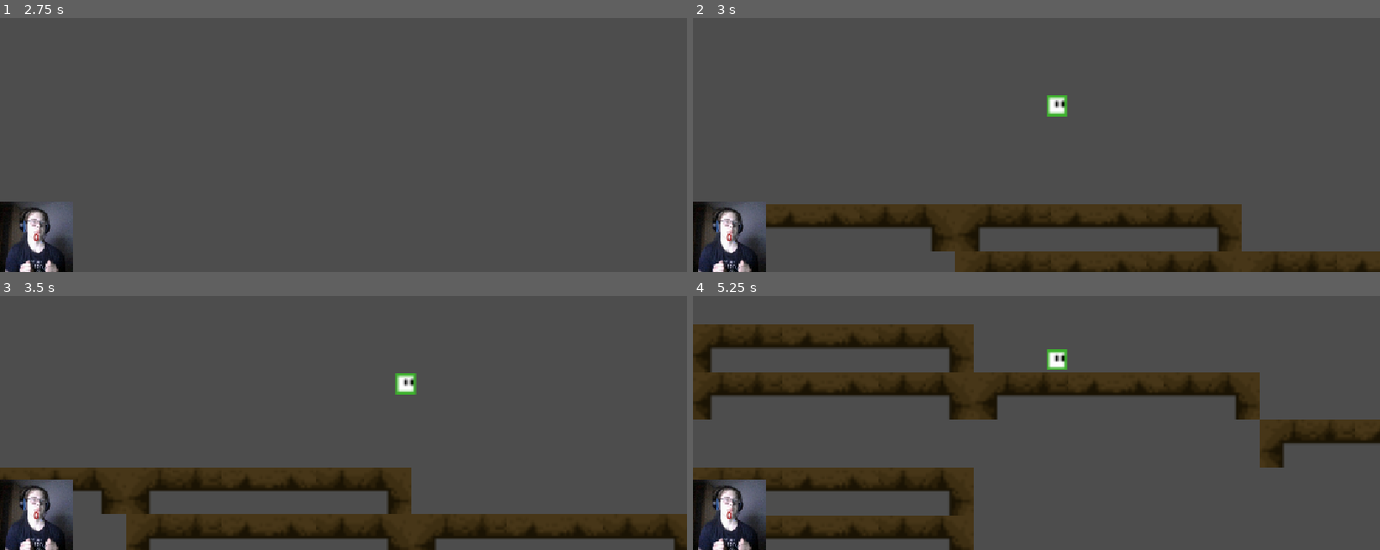
Above: before the commit, frames 1-4 (two rows, left to right).
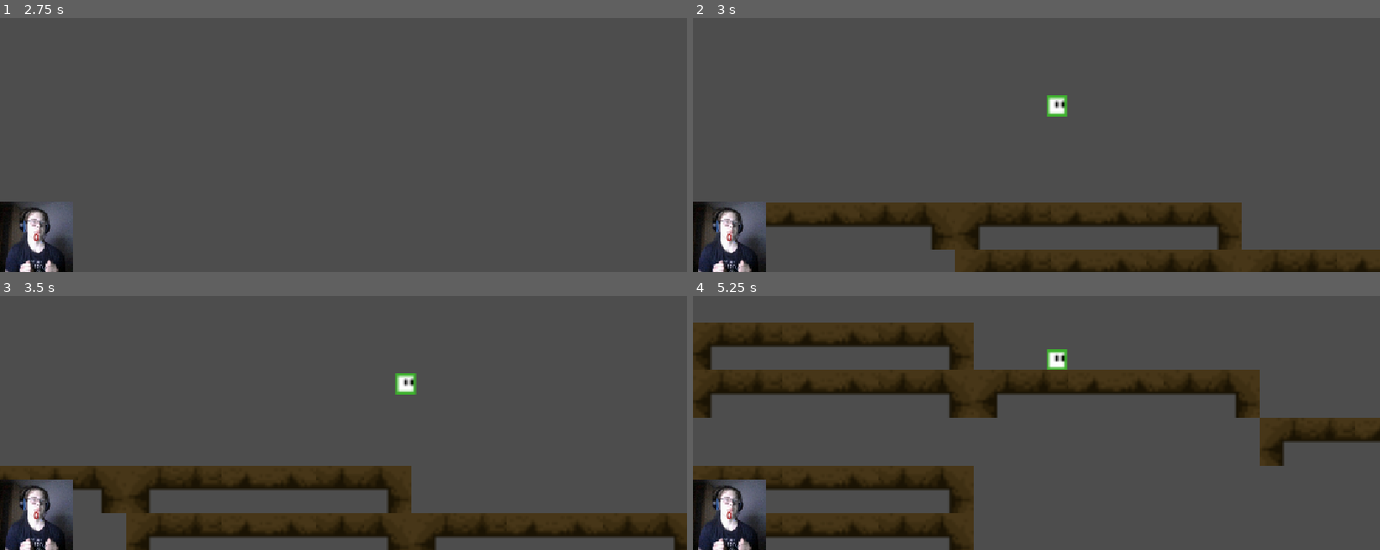
Above: after the commit, the same moments.

Repository: bk23miner/le-Gabe
Game: Godot game, scene res://scenes/Main.tscn
Same seed, same stepped clock (60 frames per second), same inputs: the game is played once before the commit and once after it.
Inputs:
- Up to frame 1 (2.75 s): hold D (right) 0.53-2.03 s; tap Space (jump) at 0.77, 1.52 s; tap Enter at 1.25 s; hold A (left) from 2.03 s (still down)
- Up to frame 2 (3 s): tap Space (jump) at 2.75 s; release A (left) at 2.78 s; hold D (right) from 2.78 s (still down)
- Up to frame 3 (3.5 s): keep holding D (right); tap Space (jump) at 3.02 s
- Up to frame 4 (5.25 s): tap Space (jump) at 3.77, 4.52 s; release D (right) at 4.28 s; hold A (left) 4.28-5.03 s; hold D (right) from 5.03 s (still down)

Frame 1 is identical in both runs. In frame 2, 1.1% of the frame differs, in the area x 10-100%, y 31-92%; in frame 3, 1.9%; in frame 4, 3.5%, in the area x 0-100%, y 10-96%.

Commit message:
Upload-by-Bk

Diff:
--- a/scenes/Player.tscn
+++ b/scenes/Player.tscn
@@ -4,7 +4,7 @@
 [ext_resource type="Texture2D" uid="uid://crj6gnwc3r28x" path="res://assets/sprites.png" id="2_v6fml"]
 
 [sub_resource type="RectangleShape2D" id="RectangleShape2D_msxrf"]
-size = Vector2(179, 200)
+size = Vector2(179, 175)
 
 [sub_resource type="AtlasTexture" id="AtlasTexture_3li8b"]
 atlas = ExtResource("2_v6fml")
@@ -50,6 +50,7 @@
 
 [node name="CollisionShape2D" type="CollisionShape2D" parent="." unique_id=380338251]
 process_physics_priority = 1
+position = Vector2(0, -0.03)
 scale = Vector2(0.04, 0.04)
 shape = SubResource("RectangleShape2D_msxrf")
 
